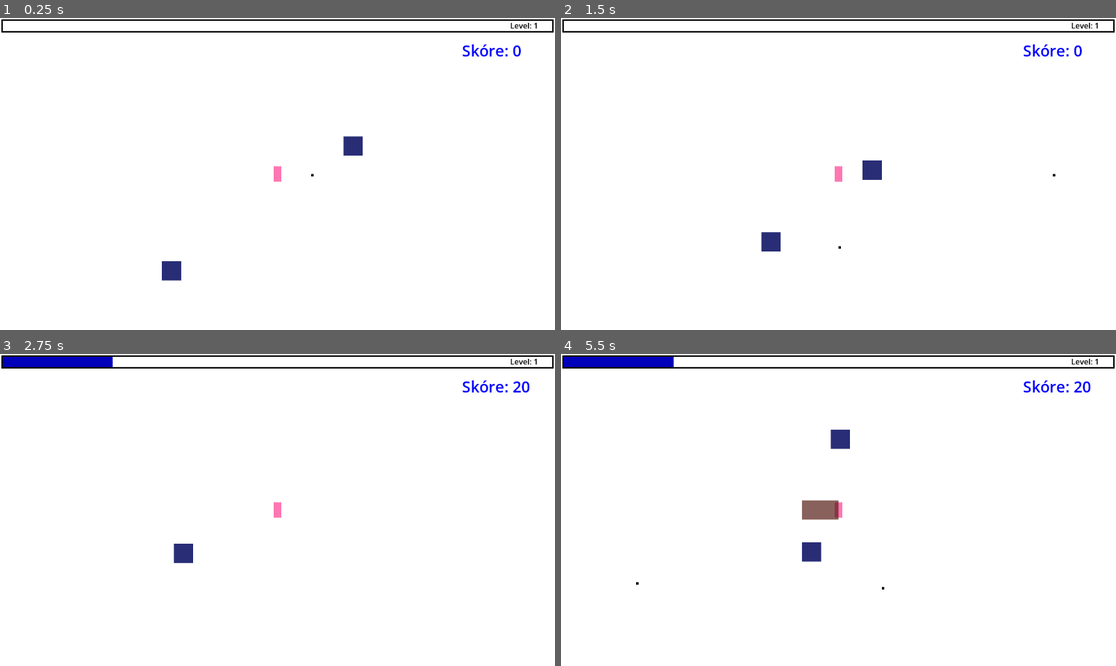
Above: before the commit, frames 1-4 (two rows, left to right).
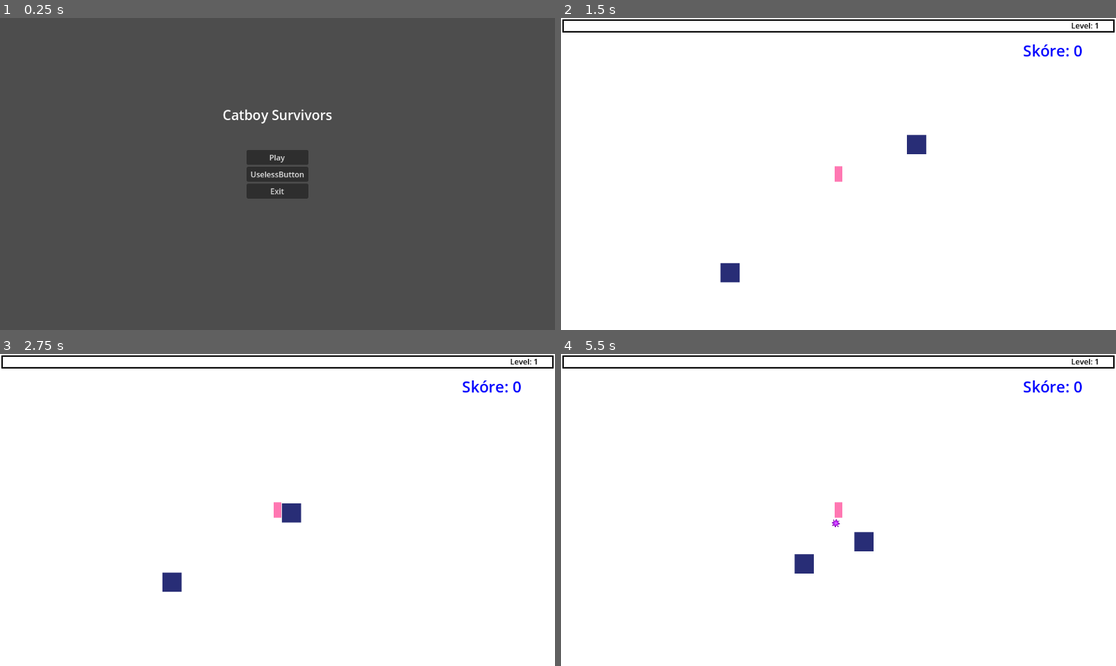
Above: after the commit, the same moments.

Repository: TaroAsukai/Catboy-Survivors
Game: Godot game, scene res://MainScene/MainMenu/menu.tscn
Two runs of this game, one before a commit and one after it. Both use one fixed random seed, a clock stepped at 60 frames per second and the inputs below. Before the commit the project starts from res://MainScene/game.tscn.
Inputs (mouse positions are in pixels of both pictures, inside the frame that each line leads up to):
- Up to frame 1 (0.25 s): no input
- Up to frame 2 (1.5 s): click (838, 174) at 0.5 s, where only the run after the commit has a clickable "UselessButton"; click (838, 158) at 1.25 s, where only the run after the commit has a clickable "Play"
- Up to frame 3 (2.75 s): hold D (moveRight) from 2.03 s (still down)
- Up to frame 4 (5.5 s): release D (moveRight) at 2.78 s; hold S (moveDown) 2.78-3.53 s; hold D (moveRight) 3.53-4.28 s; hold W (moveUp) 4.28-5.03 s; hold A (moveLeft) from 5.03 s (still down)

The runs differ from the first frame. In frame 1, 100% of the frame differs, in the area x 0-100%, y 0-100%; in frame 2, 0.9%; in frame 3, 1.4%; in frame 4, 2.0%.

Commit message:
Added main menu and MagicBall2
MagicBall2 attacks enemies in range, it automaticly aims at enemies

Diff:
--- a/Enemy/Enemy.tscn
+++ b/Enemy/Enemy.tscn
@@ -6,10 +6,8 @@
 size = Vector2(40, 40)
 
 [node name="CharacterBody2D" type="CharacterBody2D"]
-disable_mode = 2
 collision_layer = 8
 collision_mask = 15
-wall_min_slide_angle = 1.75755
 script = ExtResource("1_2ncrt")
 
 [node name="ColorRect" type="ColorRect" parent="."]
--- /dev/null
+++ b/MainScene/MainMenu/menu.gd
@@ -0,0 +1,9 @@
+extends Control
+
+
+func _on_play_button_pressed():
+	get_tree().change_scene_to_file("res://MainScene/game.tscn")
+
+
+func _on_exit_button_pressed():
+	get_tree().quit()
--- /dev/null
+++ b/MainScene/MainMenu/menu.tscn
@@ -0,0 +1,56 @@
+[gd_scene load_steps=3 format=3 uid="uid://dx3bpgqtfaow0"]
+
+[ext_resource type="Script" path="res://MainScene/MainMenu/menu.gd" id="1_csd6h"]
+
+[sub_resource type="LabelSettings" id="LabelSettings_chrsg"]
+font_size = 28
+
+[node name="Menu" type="Control"]
+layout_mode = 3
+anchors_preset = 0
+offset_right = 1152.0
+offset_bottom = 648.0
+script = ExtResource("1_csd6h")
+
+[node name="VBoxContainer" type="VBoxContainer" parent="."]
+layout_mode = 1
+anchors_preset = 8
+anchor_left = 0.5
+anchor_top = 0.5
+anchor_right = 0.5
+anchor_bottom = 0.5
+offset_left = -64.0
+offset_top = -50.5
+offset_right = 64.0
+offset_bottom = 50.5
+grow_horizontal = 2
+grow_vertical = 2
+
+[node name="PlayButton" type="Button" parent="VBoxContainer"]
+layout_mode = 2
+text = "Play"
+
+[node name="UselessButton" type="Button" parent="VBoxContainer"]
+layout_mode = 2
+text = "UselessButton
+"
+
+[node name="ExitButton" type="Button" parent="VBoxContainer"]
+layout_mode = 2
+text = "Exit"
+
+[node name="Label" type="Label" parent="."]
+layout_mode = 1
+anchors_preset = 5
+anchor_left = 0.5
+anchor_right = 0.5
+offset_left = -113.5
+offset_top = 182.0
+offset_right = 113.5
+offset_bottom = 221.0
+grow_horizontal = 2
+text = "Catboy Survivors"
+label_settings = SubResource("LabelSettings_chrsg")
+
+[connection signal="pressed" from="VBoxContainer/PlayButton" to="." method="_on_play_button_pressed"]
+[connection signal="pressed" from="VBoxContainer/ExitButton" to="." method="_on_exit_button_pressed"]
--- /dev/null
+++ b/Player/Attack/MagicBall2/MagicBall2.gd
@@ -0,0 +1,29 @@
+extends Area2D
+
+
+var level = 1
+var damage = 1
+var speed = 300
+var target = Vector2.ZERO
+var direction = Vector2.ZERO
+
+func _ready():
+	direction = global_position.direction_to(target)
+	rotation = direction.angle() + deg_to_rad(135)
+	match level:
+		1:
+			damage = 1
+			speed = 300
+
+func _physics_process(delta):
+	position += direction * speed * delta
+
+func _on_timer_timeout():
+	queue_free()
+
+
+
+func _on_body_entered(body):
+	if body.is_in_group("Enemies"):
+		body.get_hit(damage)
+		queue_free()
--- /dev/null
+++ b/Player/Attack/MagicBall2/MagicBall2.tscn
@@ -0,0 +1,28 @@
+[gd_scene load_steps=4 format=3 uid="uid://c1tjfmy10oohw"]
+
+[ext_resource type="Texture2D" uid="uid://d1wrgfnw663ju" path="res://Player/Attack/MagicBall2/magicBall.png" id="1_fr6h4"]
+[ext_resource type="Script" path="res://Player/Attack/MagicBall2/MagicBall2.gd" id="1_vnbh3"]
+
+[sub_resource type="CircleShape2D" id="CircleShape2D_qagka"]
+radius = 9.0
+
+[node name="MagicBall2" type="Area2D"]
+top_level = true
+collision_layer = 8
+collision_mask = 8
+script = ExtResource("1_vnbh3")
+
+[node name="Sprite2D" type="Sprite2D" parent="."]
+texture_filter = 1
+texture = ExtResource("1_fr6h4")
+
+[node name="CollisionShape2D" type="CollisionShape2D" parent="."]
+shape = SubResource("CircleShape2D_qagka")
+
+[node name="Timer" type="Timer" parent="."]
+wait_time = 10.0
+one_shot = true
+autostart = true
+
+[connection signal="body_entered" from="." to="." method="_on_body_entered"]
+[connection signal="timeout" from="Timer" to="." method="_on_timer_timeout"]
--- a/Player/Player.tscn
+++ b/Player/Player.tscn
@@ -1,8 +1,7 @@
-[gd_scene load_steps=12 format=3 uid="uid://clc88cqsnslr1"]
+[gd_scene load_steps=13 format=3 uid="uid://clc88cqsnslr1"]
 
 [ext_resource type="Script" path="res://Scripts/Player.gd" id="1_5ealv"]
 [ext_resource type="Texture2D" uid="uid://b42f7gq2w67xj" path="res://Player/player.png" id="1_d6bcn"]
-[ext_resource type="PackedScene" uid="uid://cadx20hc7p06f" path="res://Player/Bullets/Magic_Ball.tscn" id="3_pbqxm"]
 
 [sub_resource type="SpriteFrames" id="SpriteFrames_dsffm"]
 animations = [{
@@ -49,6 +48,19 @@
 font_color = Color(0, 0, 0, 1)
 outline_size = 3
 
+[sub_resource type="GDScript" id="GDScript_8qg8g"]
+script/source = "extends Area2D
+
+
+func _physics_process(delta):
+	var enemiesInRange = get_overlapping_bodies()
+	if (enemiesInRange.size() > 0):
+		var target_enemy = enemiesInRange.front()
+"
+
+[sub_resource type="CircleShape2D" id="CircleShape2D_rouqy"]
+radius = 262.002
+
 [node name="Player" type="CharacterBody2D"]
 collision_mask = 13
 script = ExtResource("1_5ealv")
@@ -62,8 +74,6 @@
 shape = SubResource("RectangleShape2D_l5myx")
 
 [node name="Camera2D" type="Camera2D" parent="."]
-
-[node name="Magic_Ball" parent="." instance=ExtResource("3_pbqxm")]
 
 [node name="ScoreLabel" type="Label" parent="."]
 offset_left = 383.0
@@ -116,5 +126,22 @@
 text = "Level: 1"
 label_settings = SubResource("LabelSettings_2ghdt")
 
+[node name="MagicBall2Range" type="Area2D" parent="."]
+collision_layer = 8
+collision_mask = 8
+monitorable = false
+script = SubResource("GDScript_8qg8g")
+
+[node name="CollisionShape2D" type="CollisionShape2D" parent="MagicBall2Range"]
+shape = SubResource("CircleShape2D_rouqy")
+
+[node name="Attack" type="Node2D" parent="."]
+
+[node name="MagicBall2Timer" type="Timer" parent="Attack"]
+unique_name_in_owner = true
+
 [connection signal="area_entered" from="CollectArea" to="." method="_on_collect_area_area_entered"]
 [connection signal="area_entered" from="GrabArea" to="." method="_on_grab_area_area_entered"]
+[connection signal="body_entered" from="MagicBall2Range" to="." method="_on_magic_ball_2_range_body_entered"]
+[connection signal="body_exited" from="MagicBall2Range" to="." method="_on_magic_ball_2_range_body_exited"]
+[connection signal="timeout" from="Attack/MagicBall2Timer" to="." method="_on_magic_ball_2_timer_timeout"]
--- a/Scripts/Player.gd
+++ b/Scripts/Player.gd
@@ -4,9 +4,19 @@
 
 var projectile_scene = preload("res://Player/Bullets/Magic_Ball.tscn")
 var melee_scene = preload("res://Player/Melee/melee.tscn")
+var magicBall2 = preload("res://Player/Attack/MagicBall2/MagicBall2.tscn")
 var score = 0  # Skóre hráče
 var speed = 200
 
+#SPELL LEVEL
+var magicBall2Level = 1
+var MagicBall2Cooldown = 2
+
+@onready var MagicBall2Timer = get_node("%MagicBall2Timer")
+
+var enemyInRange = []
+
+#PLAYER LEVEL
 var exp = 0
 var level = 1
 var expCollected = 0
@@ -31,8 +41,10 @@
 	timer_melee.one_shot = false
 	timer_melee.connect("timeout", on_Timer_timeout_Melee)
 
-	add_child(timer)
-	add_child(timer_melee)
+	#add_child(timer)
+	#add_child(timer_melee)
+
+	attack()
 
 	update_score(0)
 
@@ -66,6 +78,13 @@
 		slash.rotation = randf_range(0, 2*PI)
 
 	self.add_child(slash)  # přidá projektil do scény
+
+
+func attack():
+	if (magicBall2Level > 0):
+		MagicBall2Timer.wait_time = MagicBall2Cooldown
+		if (MagicBall2Timer.is_stopped()):
+			MagicBall2Timer.start()
 
 func update_score(points):
 	score += points
@@ -112,3 +131,31 @@
 func set_exp_bar(set_value = 1, set_max_value = 100):
 	expBar.value = set_value
 	expBar.max_value = set_max_value
+
+
+func _on_magic_ball_2_timer_timeout():
+	var target = get_target()
+	if (target == null):
+		return
+
+	var MagicBall2Attack = magicBall2.instantiate()
+	MagicBall2Attack.position = position
+	MagicBall2Attack.target = target
+	MagicBall2Attack.level = magicBall2Level
+	add_child(MagicBall2Attack)
+
+func get_target():
+	if (enemyInRange.size() > 0):
+		return enemyInRange.pick_random().global_position
+	else:
+		return null
+
+
+func _on_magic_ball_2_range_body_entered(body):
+	if not (enemyInRange.has(body)):
+		enemyInRange.append(body)
+
+
+func _on_magic_ball_2_range_body_exited(body):
+	if (enemyInRange.has(body)):
+		enemyInRange.erase(body)
--- a/project.godot
+++ b/project.godot
@@ -11,7 +11,7 @@
 [application]
 
 config/name="Catboy Survivors"
-run/main_scene="res://MainScene/game.tscn"
+run/main_scene="res://MainScene/MainMenu/menu.tscn"
 config/features=PackedStringArray("4.2", "Mobile")
 config/icon="res://icon.svg"
 
Binary file added: Player/Attack/MagicBall2/magicBall.png
Not shown, added: Player/Attack/MagicBall2/magicBall.png.import
